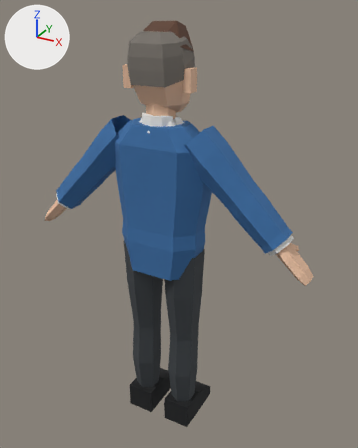
Renders of the glTF model characters/glasses_ceo/glasses_ceo.glb from each side of a commit.
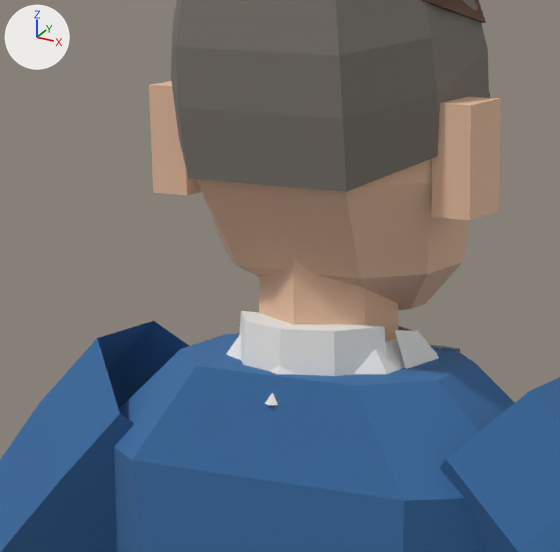
There are two pictures of each version: one whole from a 50 mm camera at (0.989, -1.658, 1.843) aimed at (0.029, 0.087, 0.97), one close up on the part from 25% to 59% of the width and 10% to 37% of the height. Lighting does not change. The marker at upper left points along +X, +Y and +Z. The first two pictures are the older version. Vertices at exactly the same position are counted once.

Objects in the first close-up: 'glasses_ceo'.
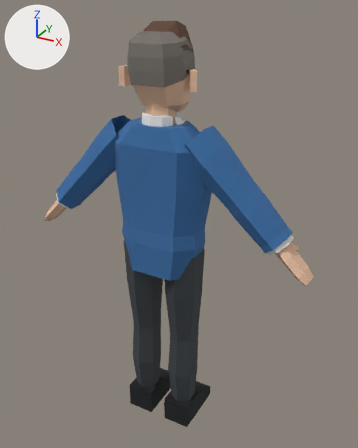
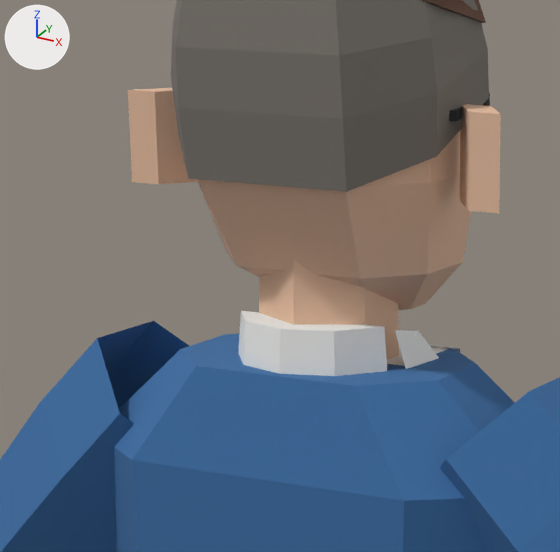
The edits, one by one:
me_glasses_ceo is used by ob_glasses_ceo; location (0.0, 0.0, 0.0).
me_glasses_ceo had 722 vertices, 1081 faces and spanned x -0.65..0.65, y -0.11..0.18, z 0.0..1.79.
me_glasses_ceo now has 712 vertices, 1073 faces and spans x -0.65..0.65, y -0.11..0.18, z 0.0..1.79.
me_glasses_ceo part 1: the loose piece of 8 vertices spanning x 0.11..0.15, y -0.04..0.01, z 1.55..1.64 is rebuilt with 8 vertices and now spans x 0.11..0.17, y -0.03..0.01, z 1.56..1.63.
me_glasses_ceo part 2: the loose piece of 8 vertices spanning x -0.15..-0.11, y -0.04..0.01, z 1.55..1.64 is rebuilt with 8 vertices and now spans x -0.17..-0.11, y -0.03..0.01, z 1.56..1.63.
me_glasses_ceo part 3: the loose piece of 12 vertices spanning x -0.09..0.09, y -0.1..0.11, z 1.41..1.45 is deleted.
Part 4, on me_glasses_ceo:
4 faces are deleted.
2 vertices are added at (0.07, -0.01, 1.43), (-0.07, -0.01, 1.43).
8 new faces join them.

Changed parts and their boxes [x1, y1, x2, y2] in the close-ups (560 x 552 px):
part 1 of me_glasses_ceo, rebuilt (40% narrower, 10% shorter)
    before: [432, 97, 501, 220]
    after: [460, 104, 501, 214]
part 2 of me_glasses_ceo, rebuilt (30% wider, 16% shorter)
    before: [149, 81, 202, 196]
    after: [128, 88, 197, 184]
part 3 of me_glasses_ceo, deleted
    before: [226, 326, 437, 405]
part 4 of me_glasses_ceo, cut back
    both: [181, 334, 452, 380]
